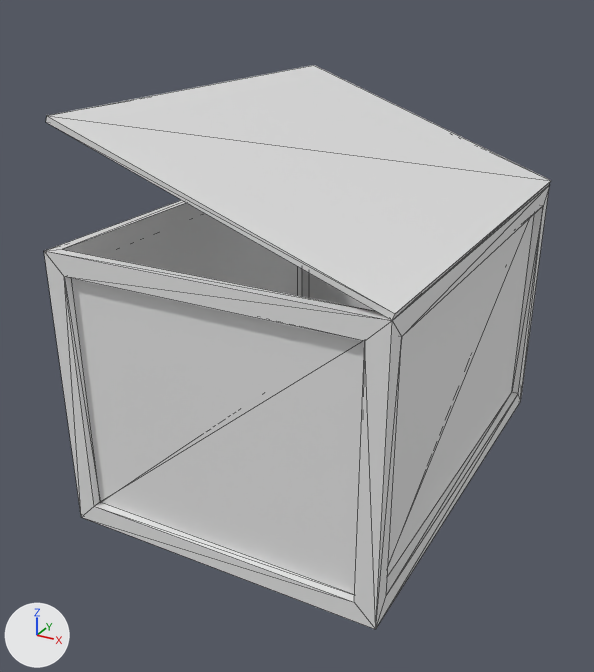
One commit to the FBX model BirthdayPartyGame/Assets/Meshes/Objects_Mesh/mode_toy_box.FBX: the scene before it, then after it.
Camera for both pictures: a 50 mm lens placed at (1.31, -2.32, 1.45), pointed at (0.2, -0.29, 0.44). Every picture has the same lights, and +X, +Y and +Z are marked at lower left. Mesh edges are drawn as thin lines. Where no turn or scale is listed for an object, it has been applied to the vertices.

The older version as bpy lines, for what is in view:
```python
me_mesh = bpy.data.meshes.new('Mesh')
me_mesh.from_pydata(...)  # 56 vertices, 104 faces; spans x -0.482..0.485, y -0.682..0.684, z -0.026..1.143
ob_box001 = bpy.data.objects.new('Box001', me_mesh)
ob_box001.location = (0.246, -0.172, 0.0)
```
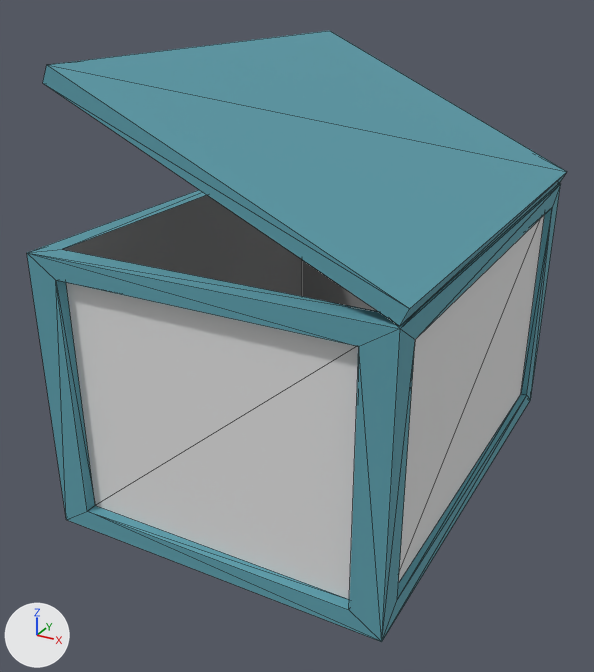
The change, as a diff of the scene's bpy script:
```diff
--- a/BirthdayPartyGame/Assets/Meshes/Objects_Mesh/mode_toy_box.FBX.py
+++ b/BirthdayPartyGame/Assets/Meshes/Objects_Mesh/mode_toy_box.FBX.py
@@ img_tx_toybox_png @@
+img_tx_toybox_png = load_image('tx_toybox.png', '_unpacked/tx_toybox.png', 1024, 1024, 'sRGB')
@@ mat_material__2 @@
+mat_material__2 = principled_material('Material #2')
+mat_material__2.texture = img_tx_toybox_png  # with its transparency
+mat_material__2.roughness = 0.859
@@ me_mesh @@
 # used by ob_box001; location = (0.246, -0.172, 0.0)
-me_mesh.from_pydata(...)  # 56 vertices, 104 faces; spans x -0.482..0.485, y -0.682..0.684, z -0.026..1.143
+me_mesh.from_pydata(...)  # 56 vertices, 104 faces; spans x -0.523..0.517, y -0.713..0.713, z -0.519..0.77
+# me_mesh part 1: 56 of 56 vertices moved; they spanned x -0.482..0.485, y -0.682..0.684, z -0.026..1.143 and now span x -0.523..0.517, y -0.713..0.713, z -0.519..0.77; mean shift (-0.004, -0.001, -0.484); largest move (-0.476, -0.676, -0.026) -> (-0.517, -0.707, -0.519)
+# me_mesh part 2: 90 faces spanning x -0.523..0.517, y -0.713..0.713, z -0.519..0.77 switch from no material to mat_material__2 (picture img_tx_toybox_png)
@@ ob_box001 @@
 ob_box001 = bpy.data.objects.new('Box001', me_mesh)
-ob_box001.location = (0.246, -0.172, 0.0)
+ob_box001.location = (0.257, -0.172, 0.492)
```

Where the change shows, as pixel boxes (x1, y1, x2, y2) in the pictures (594 x 672 px; the box of a moved part takes in the faces that stretch with it):
'Box001', reshaped, moved (6% wider, 8% taller)
    before: (44, 65, 551, 629)
    after: (27, 31, 567, 642)
part 1 of me_mesh, moved or reshaped
    before: (44, 251, 392, 629)
    after: (28, 253, 400, 641)
part 2 of me_mesh, recoloured (grey to black)
    before: (44, 65, 551, 629)
    after: (27, 31, 567, 642)
